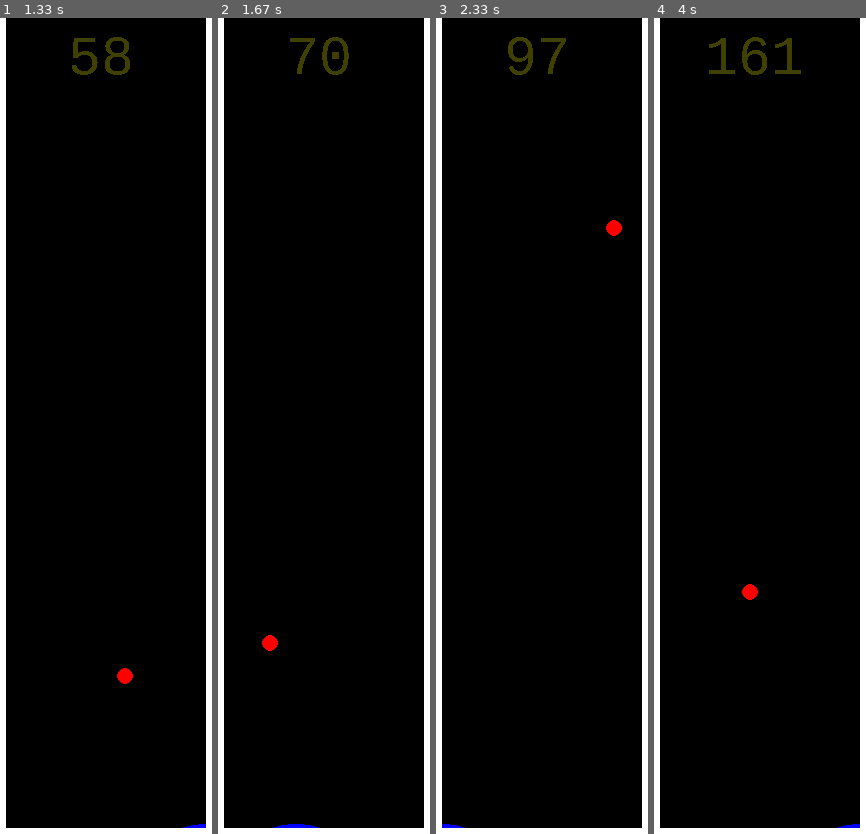
Above: before the commit, frames 1-4 (left to right).
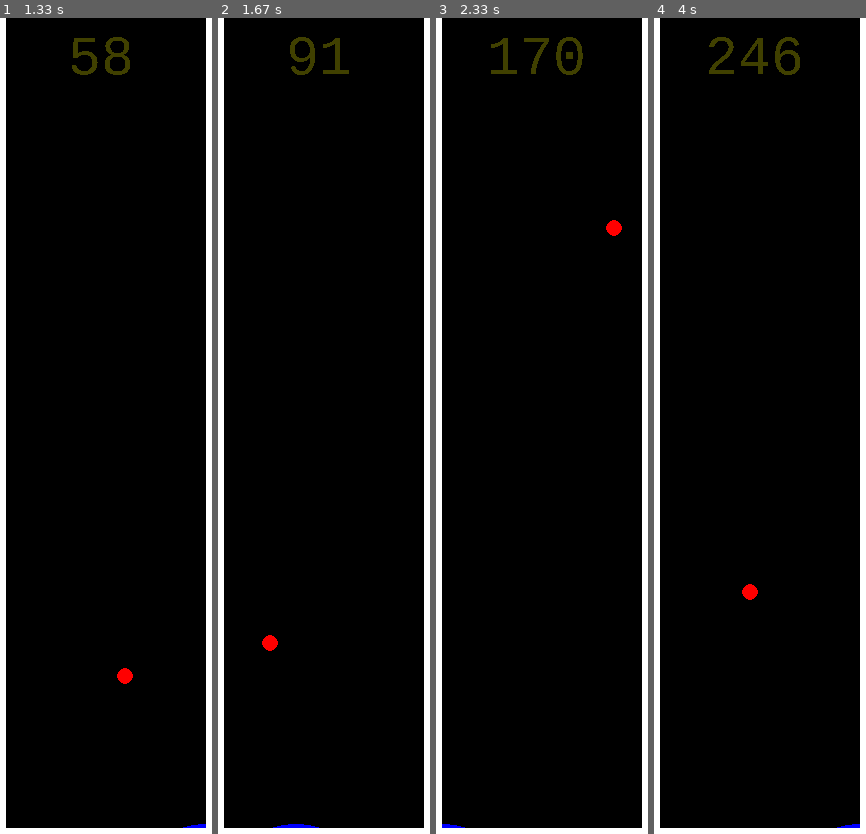
Above: after the commit, the same moments.

Repository: brianquinlan/learn-machine-learning
Game: pygame game, started from well_bouncer/play.py
The game is run twice, just before and just after one commit, with the same random seed, the same clock (stepped at 60 frames per second) and the same inputs.
Inputs:
- Up to frame 1 (1.33 s): hold Right 0.33-0.8 s; hold Right 0.83-1.3 s
- Up to frame 2 (1.67 s): hold Left from 1.33 s (still down)
- Up to frame 3 (2.33 s): release Left at 1.87 s; hold Left 1.9-2.3 s
- Up to frame 4 (4 s): hold Right 2.33-2.97 s; hold Left 3-3.47 s; hold Right 3.5-3.97 s

Frame 1 is identical in both runs. In frame 2, 0.6% of the frame differs, in the area x 33-62%, y 2-7%; in frame 3, 0.8%, in the area x 25-70%, y 2-7%; in frame 4, 0.8%.

Commit message:
Add the ability to configure different scoring systems.

Diff:
--- /dev/null
+++ b/well_bouncer/game_factory.py
@@ -0,0 +1,35 @@
+# Copyright 2019 Brian Quinlan
+#
+# Licensed under the Apache License, Version 2.0 (the "License");
+# you may not use this file except in compliance with the License.
+# You may obtain a copy of the License at
+#
+#     https://www.apache.org/licenses/LICENSE-2.0
+#
+# Unless required by applicable law or agreed to in writing, software
+# distributed under the License is distributed on an "AS IS" BASIS,
+# WITHOUT WARRANTIES OR CONDITIONS OF ANY KIND, either express or implied.
+# See the License for the specific language governing permissions and
+# limitations under the License.
+"""Create new well_bouncer_game instances based on configuration options."""
+
+import well_bouncer_game
+
+
+class GameFactory:
+    def __init__(self,
+                 reward_time_multiplier=1.0,
+                 reward_bounces_multiplier=0.0,
+                 reward_height_multiplier=0.0,
+                 punish_moves_multiplier=1.0):
+        self._reward_time_multiplier = reward_time_multiplier
+        self._reward_bounces_multiplier = reward_bounces_multiplier
+        self._reward_height_multiplier = reward_height_multiplier
+        self._punish_moves_multiplier = punish_moves_multiplier
+
+    def new_game(self):
+        return well_bouncer_game.Game(
+            reward_time_multiplier=self._reward_time_multiplier,
+            reward_bounces_multiplier=self._reward_bounces_multiplier,
+            reward_height_multiplier=self._reward_height_multiplier,
+            punish_moves_multiplier=self._punish_moves_multiplier)
--- a/well_bouncer/learn.py
+++ b/well_bouncer/learn.py
@@ -25,6 +25,8 @@
 import sklearn.exceptions
 import tqdm
 
+import game_factory
+import model
 import well_bouncer_game
 
 
@@ -35,9 +37,9 @@
     return a
 
 
-def _generate_session(agent, t_max=10000):
+def _generate_session(agent, game_factory, t_max=10000):
     states, actions = [], []
-    g = well_bouncer_game.Game()
+    g = game_factory.new_game()
 
     for t in range(t_max):
         states.append(g.state)
@@ -86,7 +88,8 @@
         agent.fit(states, actions)
 
 
-def _self_train_once(agent, num_games, elite_percentile, stop_checker):
+def _self_train_once(agent, game_factory, num_games, elite_percentile,
+                     stop_checker):
     states = []
     actions = []
     scores = []
@@ -94,7 +97,7 @@
                        leave=False,
                        ncols=31,
                        bar_format="{bar}"):
-        state, a, score = _generate_session(agent)
+        state, a, score = _generate_session(agent, game_factory)
         if stop_checker():
             return
         states.append(state)
@@ -155,10 +158,40 @@
         help=("The quality that a game must have (in terms of score) to be "
               "selected for training."),
     )
+    parser.add_argument(
+        "--reward-time-multiplier",
+        type=float,
+        default=1.0,
+        help=("The quality that a game must have (in terms of score) to be "
+              "selected for training."),
+    )
+    parser.add_argument(
+        "--reward-bounces-multiplier",
+        type=float,
+        default=0.0,
+        help=("The quality that a game must have (in terms of score) to be "
+              "selected for training."),
+    )
+    parser.add_argument(
+        "--reward-height-multiplier",
+        type=float,
+        default=0.0,
+        help=("The quality that a game must have (in terms of score) to be "
+              "selected for training."),
+    )
+    parser.add_argument(
+        "--punish-moves-multiplier",
+        type=float,
+        default=1.0,
+        help=("The quality that a game must have (in terms of score) to be "
+              "selected for training."),
+    )
     args = parser.parse_args()
 
     if args.model_file and os.path.exists(args.model_file):
-        agent = pickle.load(open(args.model_file, "rb"))
+        m = pickle.load(open(args.model_file, "rb"))
+        if not isinstance(m, model.Model):
+            m = model.Model(m, game_factory.GameFactory())
     else:
         if args.agent_type == "logistic-regression":
             agent = LogisticRegression(solver="lbfgs", multi_class="auto")
@@ -176,13 +209,20 @@
             list(range(well_bouncer_game.Game.NUM_ACTIONS)),
         )
 
+        gf = game_factory.GameFactory(
+            reward_time_multiplier=args.reward_time_multiplier,
+            reward_bounces_multiplier=args.reward_bounces_multiplier,
+            reward_height_multiplier=args.reward_height_multiplier,
+            punish_moves_multiplier=args.punish_moves_multiplier)
+
+        m = model.Model(agent, gf)
     print("{:>10} {:>9.0f}% {:>10}".format("MEAN", args.elite_percentile,
                                            "KEPT"))
     print("{:>10} {:>10} {:>10}".format("====", "===", "===="))
     while not stop:
-        _self_train_once(agent, args.num_games,
+        _self_train_once(m.agent, m.game_factory, args.num_games,
                          args.elite_percentile, lambda: stop)
-        pickle.dump(agent, open(args.model_file, "wb"))
+        pickle.dump(m, open(args.model_file, "wb"))
 
 
 if __name__ == "__main__":
--- /dev/null
+++ b/well_bouncer/model.py
@@ -0,0 +1,28 @@
+# Copyright 2019 Brian Quinlan
+#
+# Licensed under the Apache License, Version 2.0 (the "License");
+# you may not use this file except in compliance with the License.
+# You may obtain a copy of the License at
+#
+#     https://www.apache.org/licenses/LICENSE-2.0
+#
+# Unless required by applicable law or agreed to in writing, software
+# distributed under the License is distributed on an "AS IS" BASIS,
+# WITHOUT WARRANTIES OR CONDITIONS OF ANY KIND, either express or implied.
+# See the License for the specific language governing permissions and
+# limitations under the License.
+"""Container for the game being trained and the agent that plays it."""
+
+
+class Model:
+    def __init__(self, agent, game_factory):
+        self._agent = agent
+        self._game_factory = game_factory
+
+    @property
+    def agent(self):
+        return self._agent
+
+    @property
+    def game_factory(self):
+        return self._game_factory
--- a/well_bouncer/play.py
+++ b/well_bouncer/play.py
@@ -21,38 +21,45 @@
 
 import numpy as np
 
+#import game_factory
+#import model
 import pygame_well_bouncer_player
 import well_bouncer_game
 
 
-class AgentMoveMaker(well_bouncer_game.MoveMaker):
+class ModelLoader:
     def __init__(self, model_path):
         self._model_path = model_path
-        self._agent = None
+        self._model = None
         self._last_time = None
         self._last_mtime = None
 
-    def _load_agent(self):
+    def load(self):
         current_time = time.time()
-        if self._agent is None or current_time > self._last_time + 2:
+        if self._model is None or current_time > self._last_time + 2:
             current_mtime = os.path.getmtime(self._model_path)
             if current_mtime == self._last_mtime:
-                return
+                return self._model
             print('{} {} ... '.format(
-                "Reloading" if self._agent else "Loading",
+                "Reloading" if self._model else "Loading",
                 os.path.basename(self._model_path)),
                   end='')
             try:
-                self._agent = pickle.load(open(self._model_path, 'rb'))
+                self._model = pickle.load(open(self._model_path, 'rb'))
             except EOFError:
                 print('file is being written to (will retry)')
             else:
                 print('success')
                 self._last_time = current_time
                 self._last_mtime = current_mtime
+        return self._model
+
+
+class AgentMoveMaker(well_bouncer_game.MoveMaker):
+    def __init__(self, agent):
+        self._agent = agent
 
     def make_move(self, state) -> well_bouncer_game.Direction:
-        self._load_agent()
         probs = self._agent.predict_proba([state])[0]
         action = np.random.choice(self._agent.classes_, p=probs)
         return action
@@ -60,7 +67,6 @@
     def move_probabilities(
             self,
             state) -> Optional[Mapping[well_bouncer_game.Direction, float]]:
-        self._load_agent()
         return {
             move: prob
             for (move, prob) in zip(self._agent.classes_,
@@ -79,14 +85,21 @@
     args = parser.parse_args()
 
     if args.model_file:
-        move_maker = AgentMoveMaker(args.model_file)
+        model_loader = ModelLoader(args.model_file)
         title = os.path.basename(args.model_file)
     else:
+        model_loader = None
         move_maker = pygame_well_bouncer_player.InteractiveMoveMaker()
         title = 'You'
 
     while True:
-        game = well_bouncer_game.Game()
+        if model_loader is None:
+            game = well_bouncer_game.Game(reward_height_multiplier=1)
+        else:
+            m = model_loader.load()
+            move_maker = AgentMoveMaker(m.agent)
+            game = m.game_factory.new_game()
+
         pygame_well_bouncer_player.play_game(title, game, move_maker)
 
 
--- a/well_bouncer/pygame_well_bouncer_player.py
+++ b/well_bouncer/pygame_well_bouncer_player.py
@@ -83,7 +83,7 @@
                 pygame.draw.rect(_screen, c,
                                  pygame.Rect(66 * i, 0, 66 * i + 66, 8))
 
-        score_surface = score_font.render(str(game.score), False,
+        score_surface = score_font.render(str(int(game.score)), False,
                                           (255, 255, 0))
         score_surface.set_alpha(64)
 
--- a/well_bouncer/well_bouncer_game.py
+++ b/well_bouncer/well_bouncer_game.py
@@ -53,7 +53,11 @@
     NUM_STATES = 6
     NUM_ACTIONS = 3
 
-    def __init__(self):
+    def __init__(self,
+                 reward_time_multiplier=1.0,
+                 reward_bounces_multiplier=0.0,
+                 reward_height_multiplier=0.0,
+                 punish_moves_multiplier=1.0):
         self._actions = []
         self._ball_pos = np.array([3 + random.random() * 19, 100.0])
         self._ball_v = np.array([-0.3 + random.random() * 0.6, 0.0])
@@ -63,6 +67,10 @@
         self.paddle_radius = 10
         self._done = False
         self._score = 0
+        self._reward_time_multiplier = reward_time_multiplier
+        self._reward_bounces_multiplier = reward_bounces_multiplier
+        self._reward_height_multiplier = reward_height_multiplier
+        self._punish_moves_multiplier = punish_moves_multiplier
 
     @property
     def done(self):
@@ -102,12 +110,16 @@
     def _update(self):
         assert not self._done
 
+        self._score += self._reward_time_multiplier
+
+        old_y = self.ball_y
         self._ball_v += self._g
         self._ball_pos += self._ball_v
 
         distance = np.linalg.norm(
             [self.paddle_x - self.ball_x, self.paddle_y - self.ball_y])
         if distance < (self.paddle_radius + self.ball_radius):
+            self._score += self._reward_bounces_multiplier
             n = _normalize(
                 [self.paddle_x - self.ball_x, self.paddle_y - self.ball_y])
             self._ball_v = self._ball_v - 2 * (np.dot(self._ball_v, n)) * n
@@ -116,27 +128,35 @@
         if self.ball_y < self.ball_radius:
             self._done = True
         elif self.ball_x < self.ball_radius:
+            self._score += self._reward_bounces_multiplier
             self._ball_v *= [-1, 1]
             self._ball_pos += [self._ball_v[0], 0]
         elif self.ball_x > (25 - self.ball_radius):
+            self._score += self._reward_bounces_multiplier
             self._ball_v *= [-1, 1]
             self._ball_pos += [self._ball_v[0], 0]
+
+        if self.ball_y > old_y:
+            self._score += (self.ball_y -
+                            old_y) * self._reward_height_multiplier
+
         return self.state
 
     def move_left(self):
+        self._score -= self._punish_moves_multiplier
         self._paddle_pos += [-2, 0]
         if self._paddle_pos[0] < 0:
             self._paddle_pos[0] = 0
         return self._update()
 
     def move_right(self):
+        self._score -= self._punish_moves_multiplier
         self._paddle_pos += [2, 0]
         if self._paddle_pos[0] > 25:
             self._paddle_pos[0] = 25
         return self._update()
 
     def stay(self):
-        self._score += 1
         return self._update()
 
     def move(self, direction: Direction):
Not shown, changed: well_bouncer/model/mlp-classifier-1000-90.model
Not shown, added: well_bouncer/model/mlp-classifier-bounces-1000-90.model
Not shown, added: well_bouncer/model/mlp-classifier-height-1000-90.model
